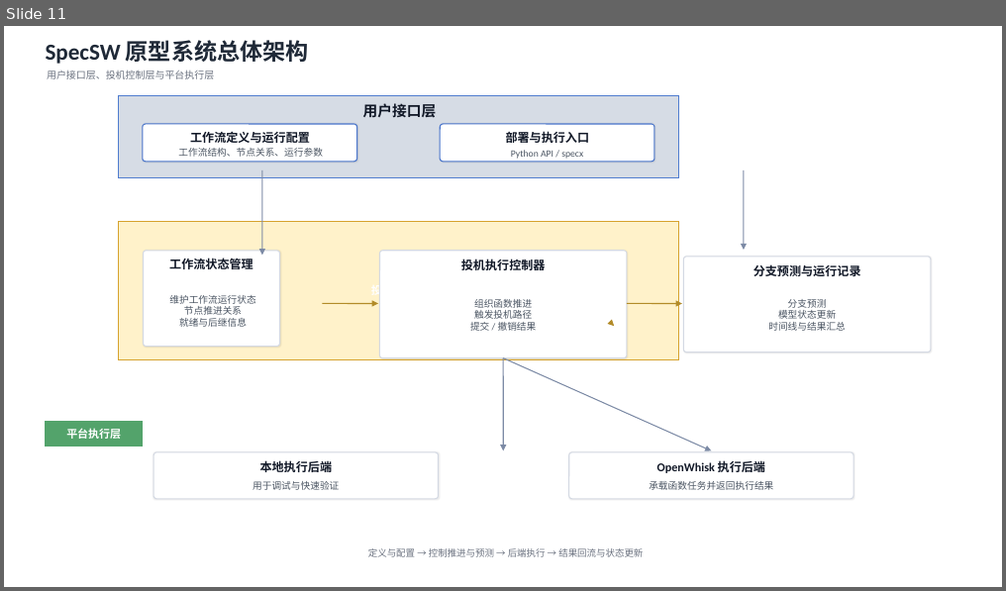
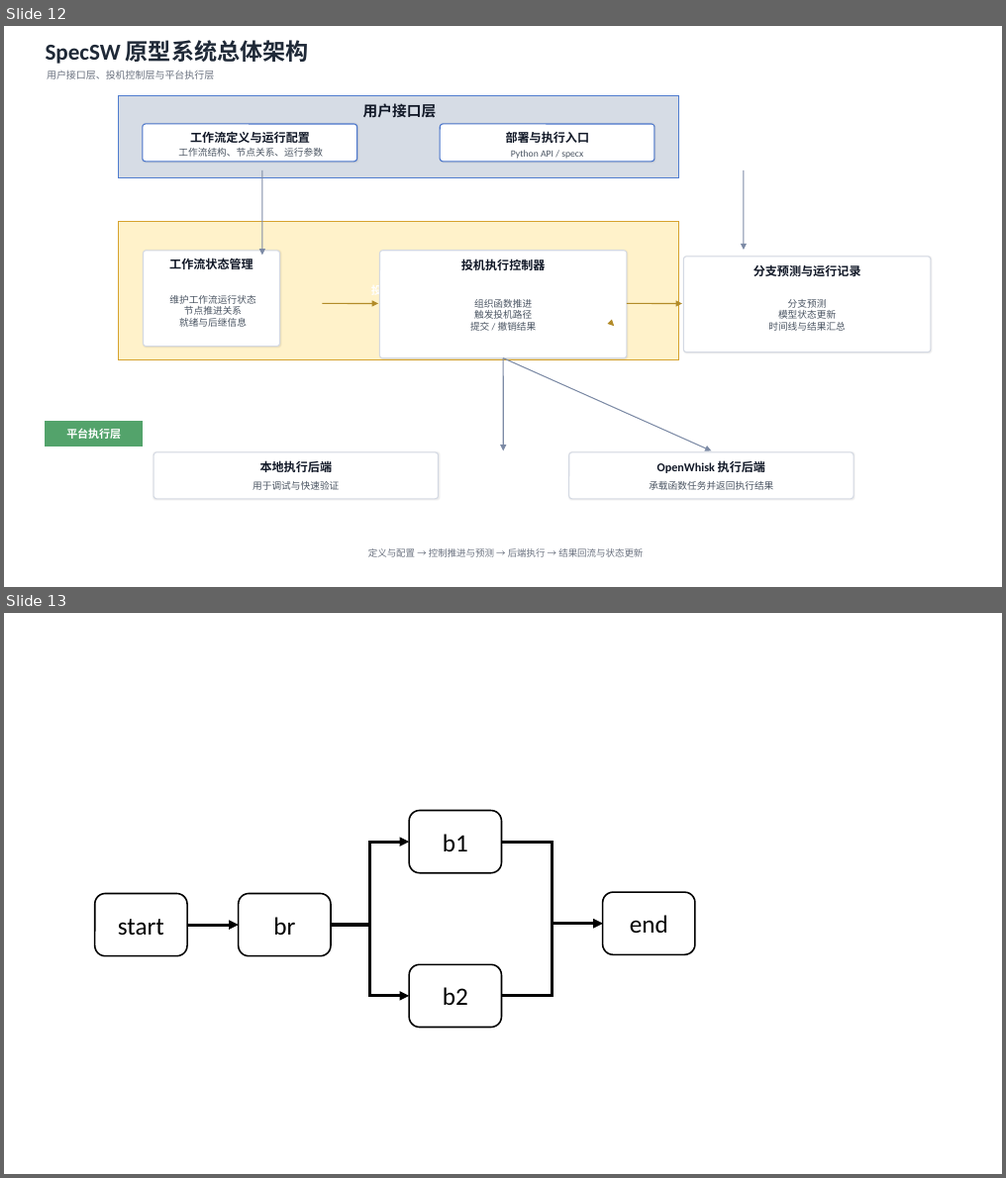
Before and after one commit to wushenghao666/thesis-desktop-material, a slide deck: 美术作品.pptx. Shown one above the other, each under a label of ours: slide 11 before the commit, slides 12 and 13 after it. The pictures are 1006x591 and 1006x1178 pixels, drawn with LibreOffice and Linux fonts; fonts in the diff are those of the drawing. Boxes give left, top, right and bottom in pixels: in the first picture for what was removed or moved away, otherwise in the second. Text is boxed around its words. In the diff, an @@ line names an element or a change of style, - is before the commit and + after.

```diff
--- a/美术作品.pptx
+++ b/美术作品.pptx
@@ slide 13 added at (x1=4, y1=613, x2=1002, y2=1174), background #FFFFFF @@
@@ rounded rectangle added at (x1=409, y1=811, x2=501, y2=873), fill #FFFFFF, outline #000000 1.5 pt, 24 pt, text #000000 @@
+b1
@@ elbow arrow added from (331, 925) to (409, 842), #000000 3 pt @@
@@ elbow arrow added from (502, 842) to (603, 924), #000000 3 pt @@
@@ rounded rectangle added at (x1=94, y1=894, x2=187, y2=957), fill #FFFFFF, outline #000000 1.5 pt, 24 pt, text #000000 @@
+start
@@ rounded rectangle added at (x1=239, y1=894, x2=331, y2=957), fill #FFFFFF, outline #000000 1.5 pt, 24 pt, text #000000 @@
+br
@@ rounded rectangle added at (x1=603, y1=892, x2=695, y2=956), fill #FFFFFF, outline #000000 1.5 pt, 24 pt, text #000000 @@
+end
@@ arrow added from (187, 925) to (239, 925), #000000 3 pt @@
@@ elbow arrow added from (331, 925) to (409, 996), #000000 3 pt @@
@@ elbow arrow added from (502, 996) to (603, 924), #000000 3 pt @@
@@ rounded rectangle added at (x1=409, y1=964, x2=501, y2=1028), fill #FFFFFF, outline #000000 1.5 pt, 24 pt, text #000000 @@
+b2
@@ what was slide 11 is now slide 12 @@
```
Also in this commit, not shown: 3 other slides added, 15 other files.
